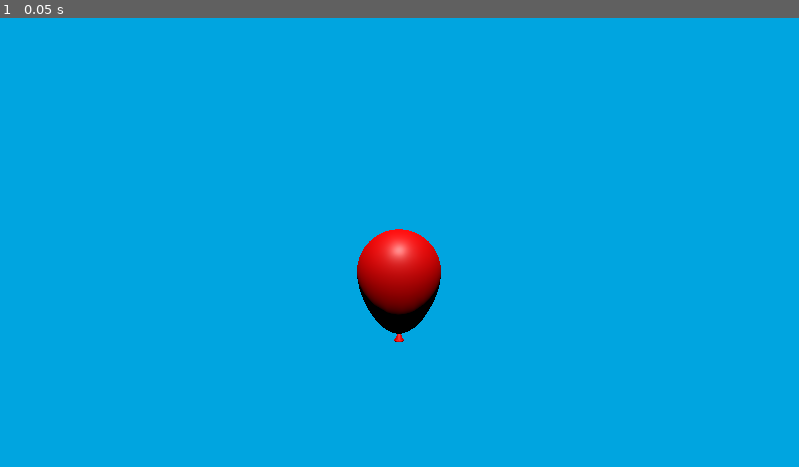
Above: before the commit, frame 1.
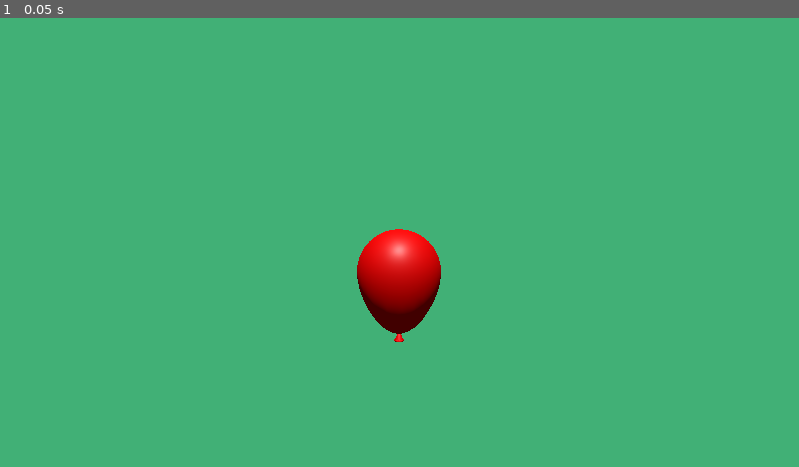
Above: after the commit, the same moment.

Repository: TropicMike/GodotMiniProjects
Game: Godot game, scene res://BaloonPopper/balloon_popper.tscn
The game is run twice, just before and just after one commit, with the same random seed, the same clock (stepped at 60 frames per second) and the same inputs.
Inputs:
- Up to frame 1 (0.05 s): no input

The runs differ from the first frame. In frame 1, 99% of the frame differs, in the area x 0-100%, y 0-100%.

Commit message:
Update to green sky.

Diff:
--- a/BaloonPopper/balloon_popper.tscn
+++ b/BaloonPopper/balloon_popper.tscn
@@ -5,7 +5,7 @@
 
 [sub_resource type="Environment" id="Environment_ccmcf"]
 background_mode = 1
-background_color = Color(0, 0.645333, 0.88, 1)
+background_color = Color(0.254817, 0.689496, 0.464669, 1)
 
 [node name="Main" type="Node3D"]
 
